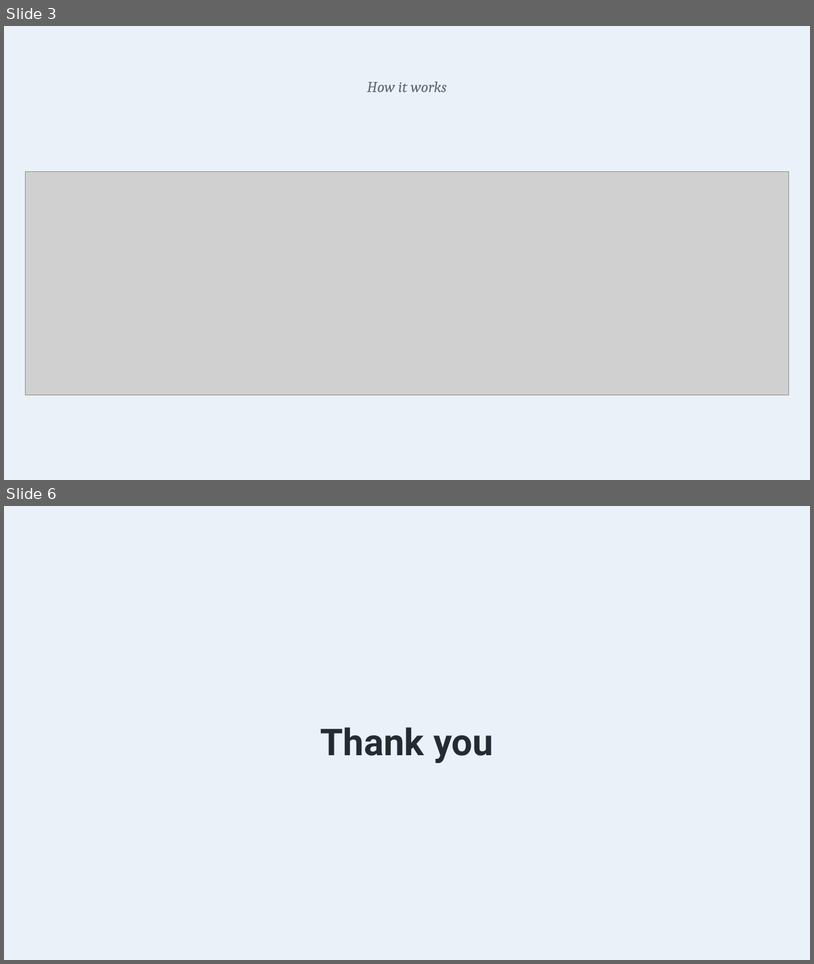
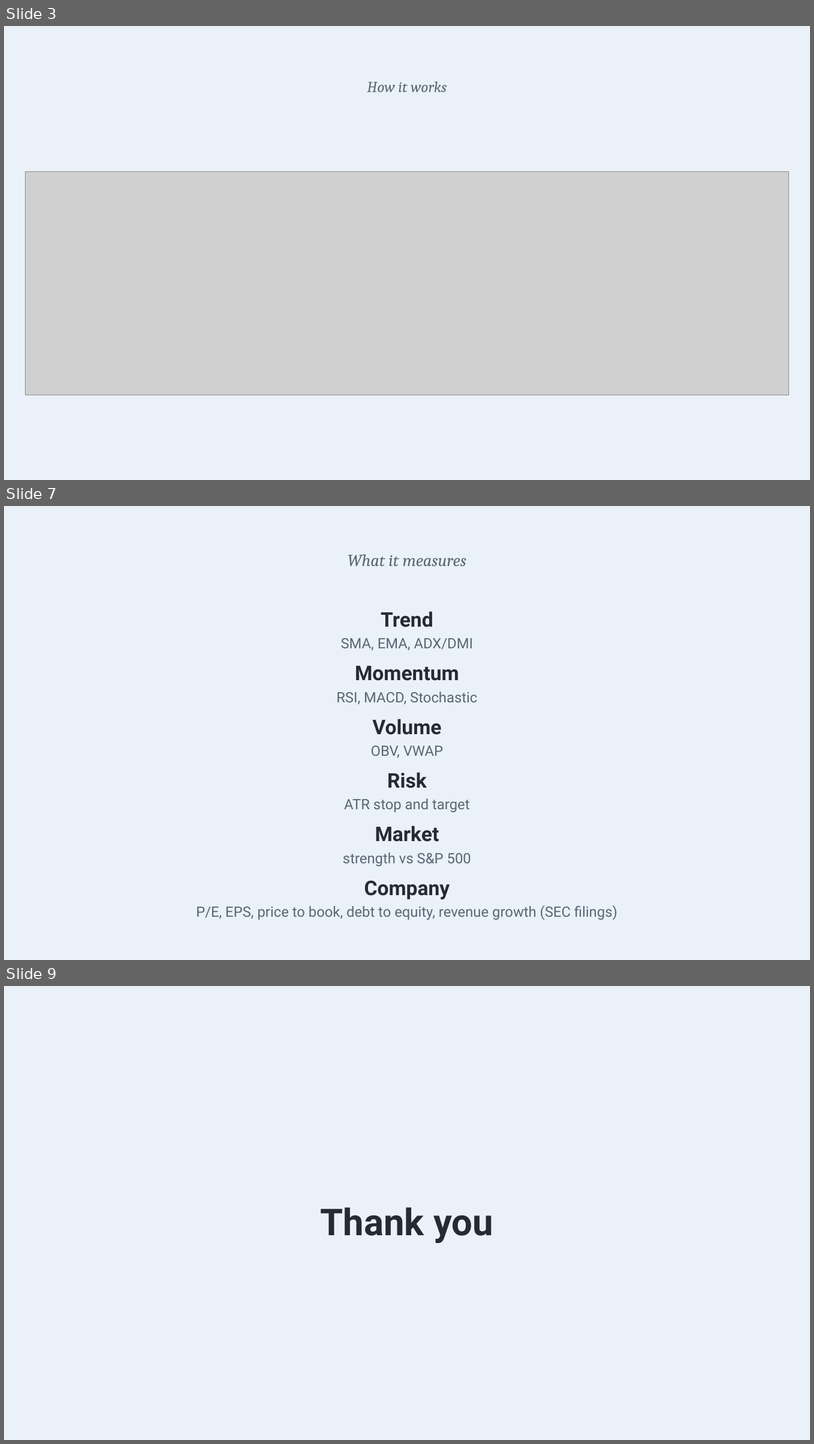
Before and after one commit to benjiesotelo-sudo/Telos_FIN1209, a slide deck: special-lecture/FIN1209-Special-Lecture-2-StockDesk.pptx. Shown one above the other, each under a label of ours: slides 3 and 6 before the commit, slides 3, 7 and 9 after it; the slides between them are not shown. The pictures are 814x964 and 814x1444 pixels, drawn with LibreOffice and Linux fonts; fonts in the diff are those of the drawing; grey boxes stand for pictures. Boxes give left, top, right and bottom in pixels: in the first picture for what was removed or moved away, otherwise in the second. Text is boxed around its words. In the diff, an @@ line names an element or a change of style, - is before the commit and + after.

```diff
--- a/special-lecture/FIN1209-Special-Lecture-2-StockDesk.pptx
+++ b/special-lecture/FIN1209-Special-Lecture-2-StockDesk.pptx
@@ slide 7 added at <box>4,506,810,960</box>, background #FFFFFF @@
@@ rectangle added at <box>4,506,810,960</box>, fill #EAF1F8 @@
@@ text added at <box>348,554,467,566</box>, 20 pt, text #5B6672, italic @@
+What it measures
@@ text added at <box>341,611,474,650</box>, 17 pt, text #5B6672 @@
+Trend
+SMA, EMA, ADX/DMI
@@ text added at <box>336,666,477,704</box>, 17 pt, text #5B6672 @@
+Momentum
+RSI, MACD, Stochastic
@@ text added at <box>371,718,443,757</box>, 17 pt, text #5B6672 @@
+Volume
+OBV, VWAP
@@ text added at <box>344,772,470,812</box>, 17 pt, text #5B6672 @@
+Risk
+ATR stop and target
@@ text added at <box>343,825,471,866</box>, 17 pt, text #5B6672 @@
+Market
+strength vs S&P 500
@@ text added at <box>196,880,618,919</box>, 17 pt, text #5B6672 @@
+Company
+P/E, EPS, price to book, debt to equity, revenue growth (SEC filings)
@@ what was slide 6 is now slide 9 @@
```
Also in this commit, not shown: 1 slide changed, 2 other slides added, 3 other files.
